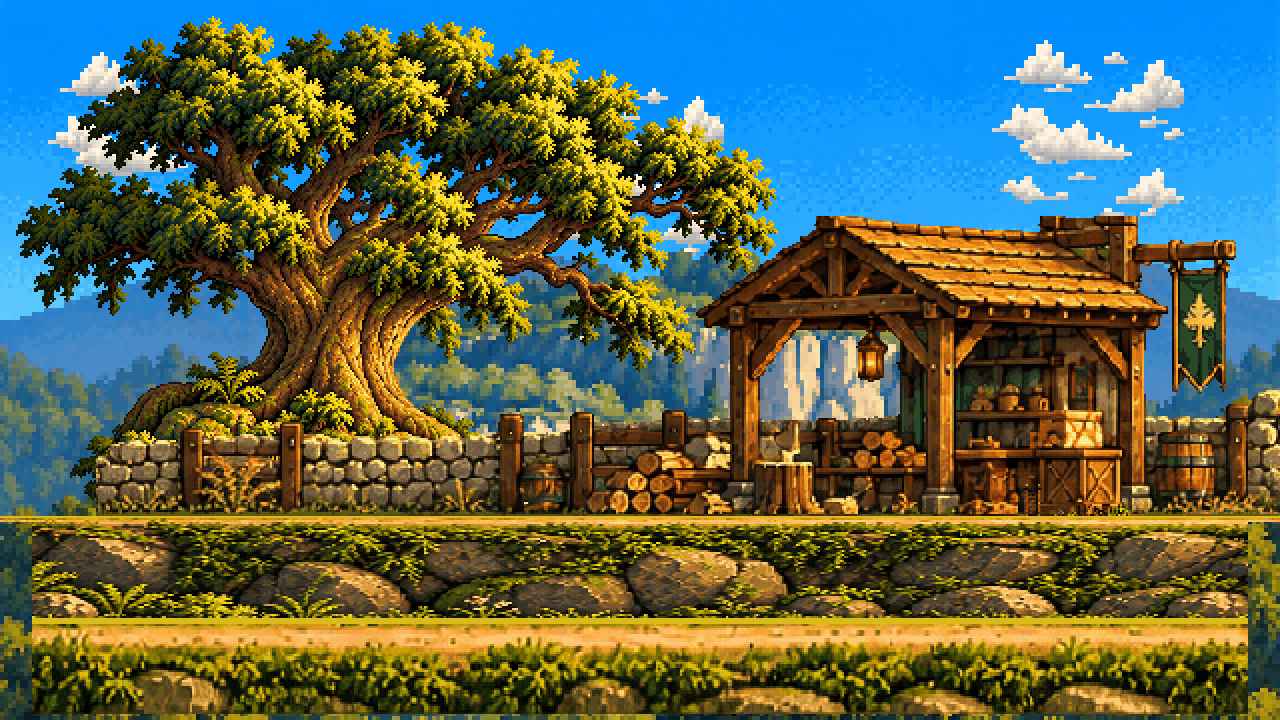
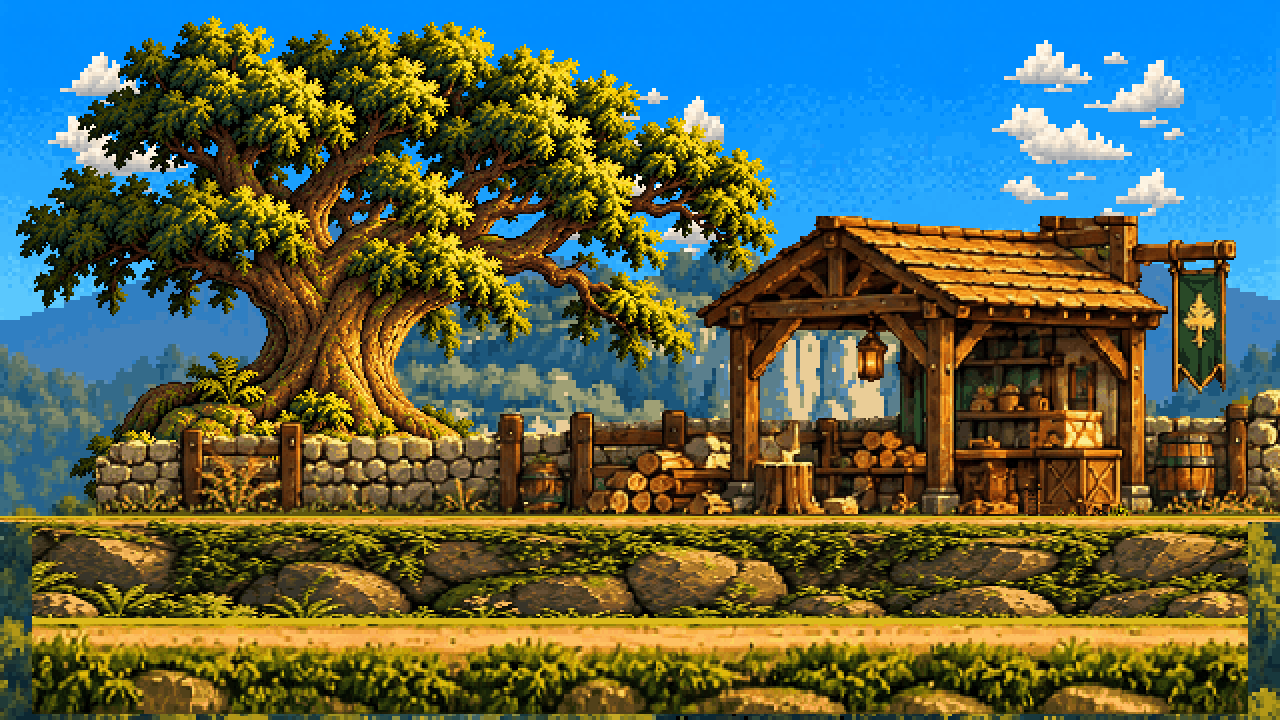
Layers edited between the first and the second 1280×720 image:
painted on "terrain" over [32, 624, 1248, 714]
painted on "under" over [32, 522, 1248, 618]
painted on "mid" over [0, 384, 1280, 720]
painted on "far" over [0, 220, 1280, 608]
painted on "clouds" over [48, 52, 1184, 256]
painted on "sky" over [0, 12, 1280, 720]
